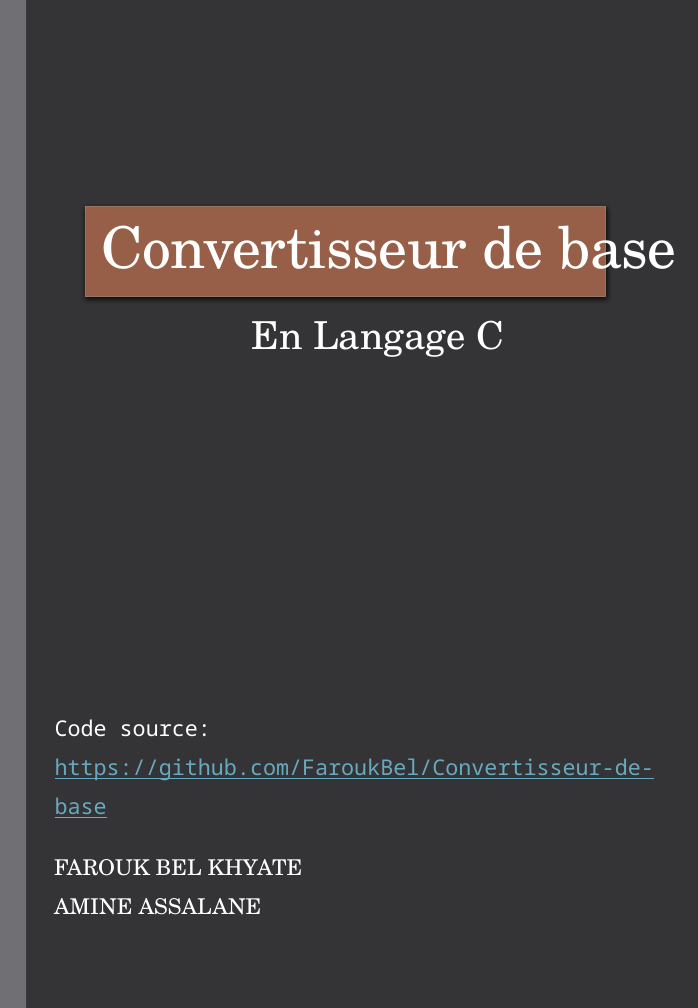
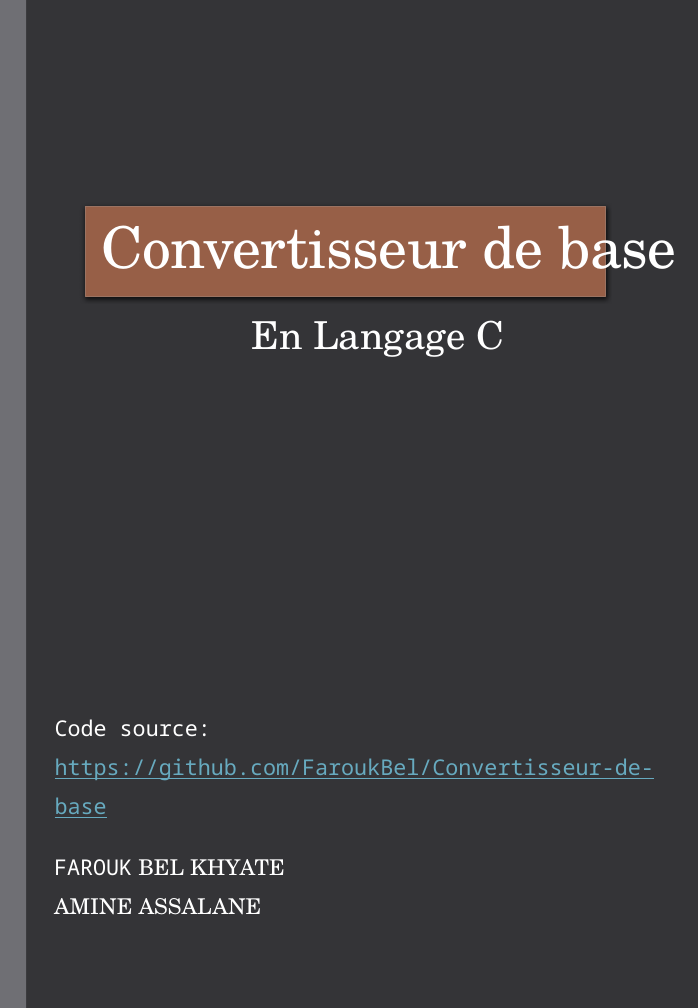
Before and after one commit to FaroukBel/Convertisseur-de-base, a slide deck: slide 1 of Compte rendu/Convertisseur de base.pptx. Drawn at 698x1008 pixels with LibreOffice and Linux fonts; fonts in the diff are those of the drawing. Boxes give left, top, right and bottom in pixels: in the first picture for what was removed or moved away, otherwise in the second. Text is boxed around its words. In the diff, an @@ line names an element or a change of style, - is before the commit and + after.

```diff
--- a/Compte rendu/Convertisseur de base.pptx
+++ b/Compte rendu/Convertisseur de base.pptx
@@ text at box(54, 859, 285, 875): font TeX Gyre Schola to Noto Sans Mono in "FAROUK" @@
```
Also in this commit, not shown: 5 other slides changed, 1 slide added, 1 slide removed, 2 other files.
